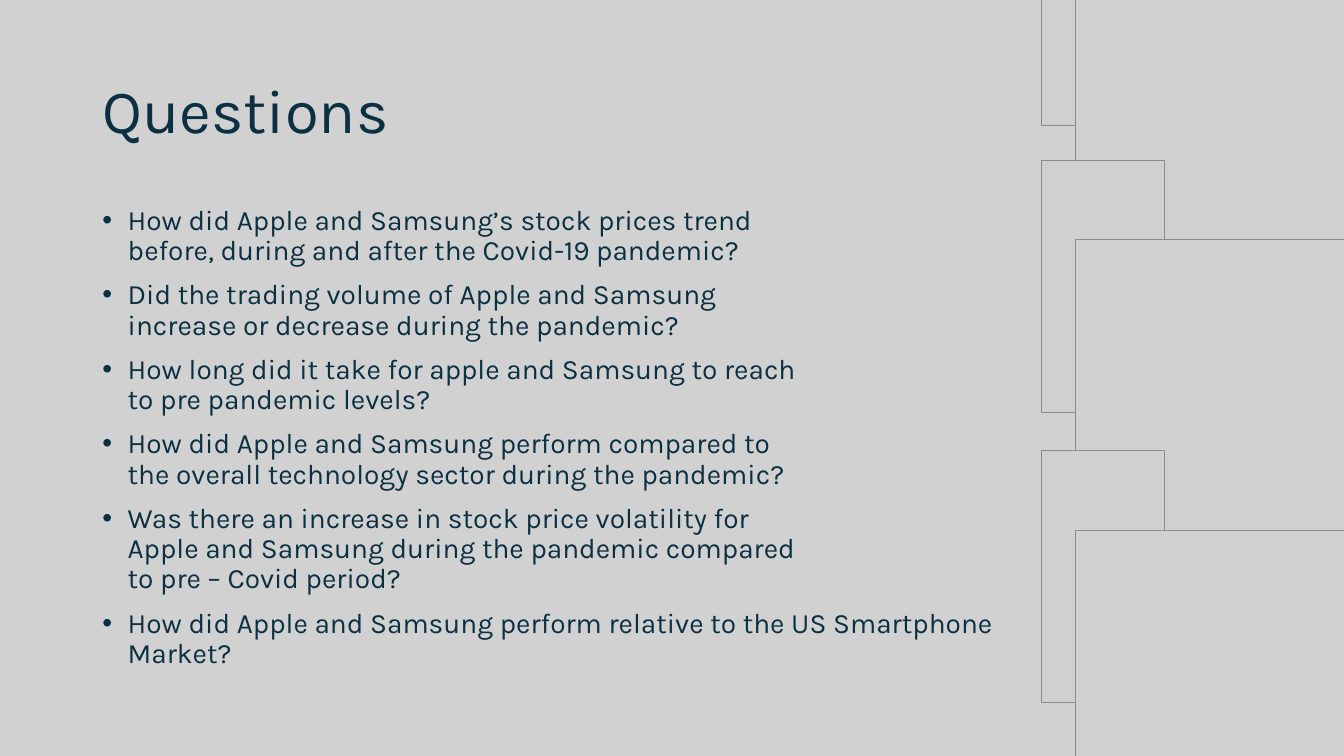
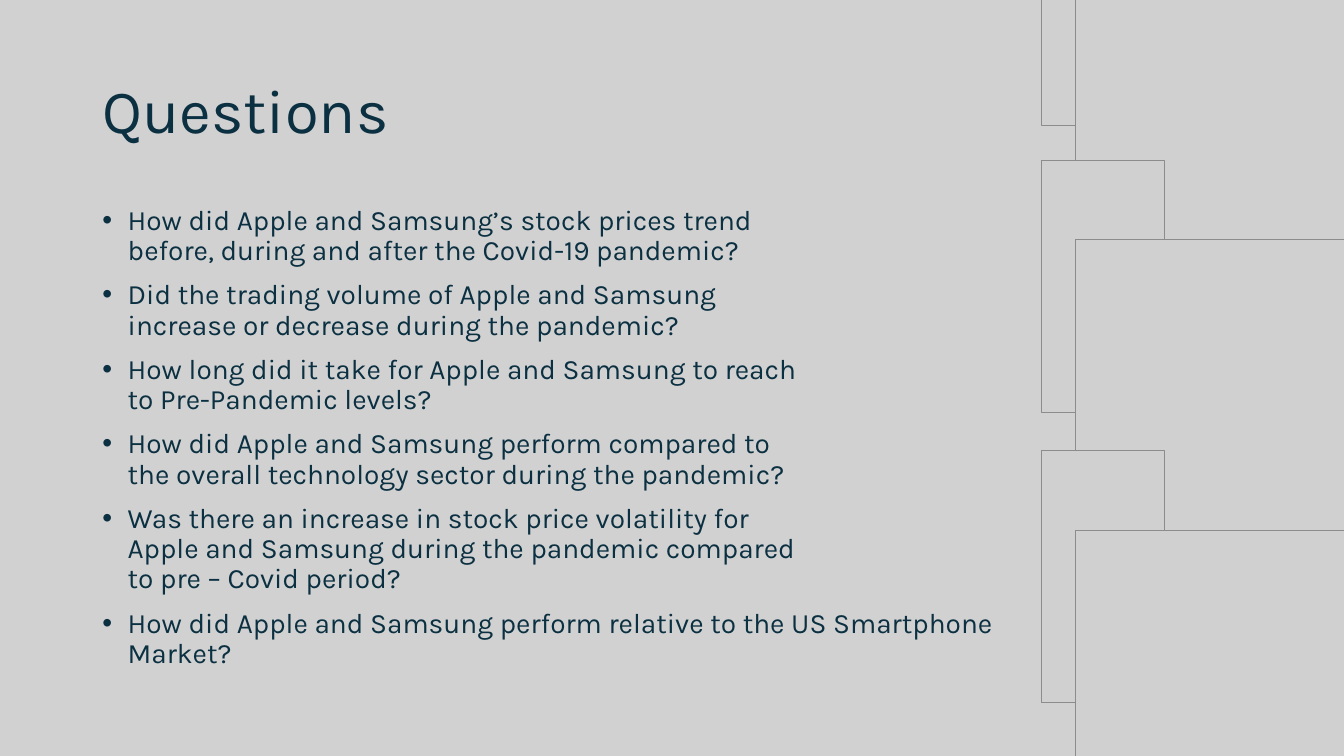
Before and after one commit to Jeniquef/stock-Analysis_t2, a slide deck: slide 3 of Apple, Samsung, and COVID.pptx. Drawn at 1344x756 pixels with LibreOffice and Linux fonts; fonts in the diff are those of the drawing; grey boxes stand for pictures. Boxes give left, top, right and bottom in pixels: in the first picture for what was removed or moved away, otherwise in the second. Text is boxed around its words. In the diff, an @@ line names an element or a change of style, - is before the commit and + after.

```diff
--- a/Apple, Samsung, and COVID.pptx
+++ b/Apple, Samsung, and COVID.pptx
@@ text at [128, 359, 796, 410]: text changed @@
-• How long did it take for apple and Samsung to reach
-  to pre pandemic levels?
+• How long did it take for Apple and Samsung to reach
+  to Pre-Pandemic levels?
```
Also in this commit, not shown: 2 other slides changed, 1 other file.
